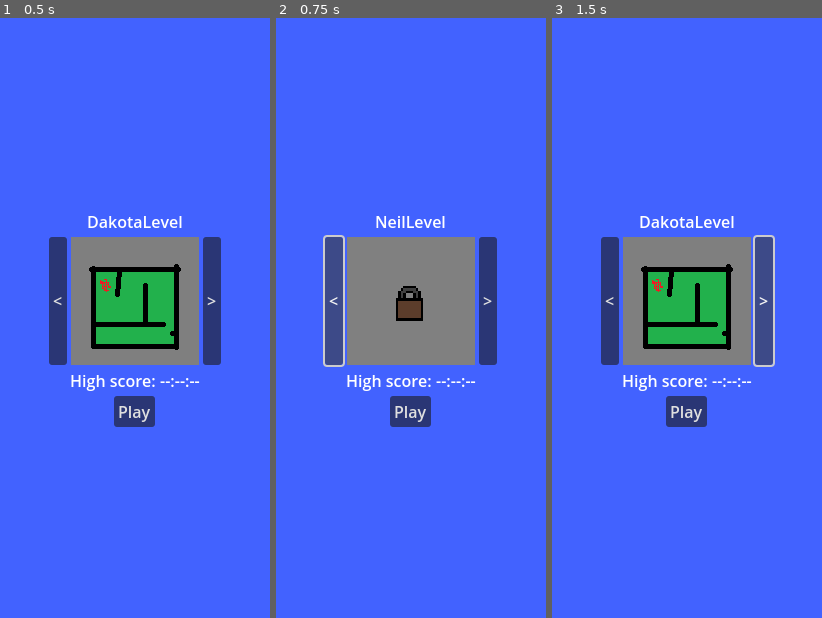
Above: before the commit, frames 1-3 (left to right).
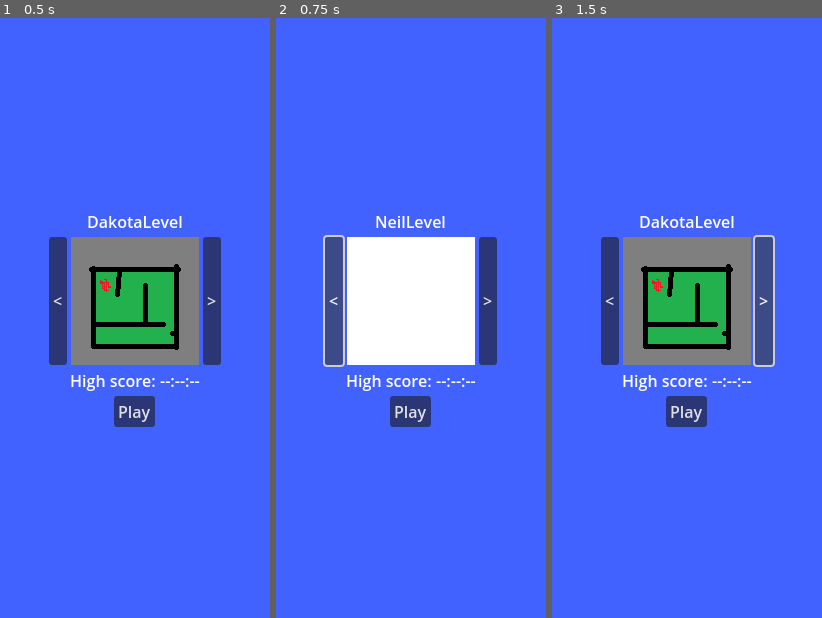
Above: after the commit, the same moments.

Repository: pt80/MobileGame
Game: Godot game, scene res://Scenes/MainMenu.tscn
Same seed, same stepped clock (60 frames per second), same inputs: the game is played once before the commit and once after it.
Inputs:
- Up to frame 1 (0.5 s): no input
- Up to frame 2 (0.75 s): click "<" at 0.5 s
- Up to frame 3 (1.5 s): click ">" at 1.25 s

Frame 1 is identical in both runs. In frame 2, 10% of the frame differs, in the area x 26-74%, y 36-58%; in frame 3, nothing differs.

Commit message:
added flag

Diff:
--- a/Scenes/EndPoint.tscn
+++ b/Scenes/EndPoint.tscn
@@ -1,15 +1,19 @@
-[gd_scene load_steps=3 format=3 uid="uid://d318g2sxt2j03"]
+[gd_scene load_steps=4 format=3 uid="uid://d318g2sxt2j03"]
 
 [ext_resource type="Script" path="res://Scripts/EndPoint.gd" id="1_g2h24"]
+[ext_resource type="Texture2D" uid="uid://dvopq33bab23v" path="res://Images/Flag.png" id="2_mapns"]
 
 [sub_resource type="RectangleShape2D" id="RectangleShape2D_xc0d4"]
-size = Vector2(52.5, 50)
+size = Vector2(19.25, 19)
 
 [node name="EndPoint" type="Area2D"]
 script = ExtResource("1_g2h24")
 
 [node name="CollisionShape2D" type="CollisionShape2D" parent="."]
-position = Vector2(0, 1)
 shape = SubResource("RectangleShape2D_xc0d4")
 
+[node name="Sprite2D" type="Sprite2D" parent="."]
+texture_filter = 1
+texture = ExtResource("2_mapns")
+
 [connection signal="body_entered" from="." to="." method="_on_body_entered"]
--- a/Scenes/Levels/NeilLevel.tscn
+++ b/Scenes/Levels/NeilLevel.tscn
@@ -59,7 +59,7 @@
 position = Vector2(217, 74)
 
 [node name="EndPoint" parent="." instance=ExtResource("4_7hid3")]
-position = Vector2(1054, 98)
+position = Vector2(269, 37)
 
 [node name="Enemy2" parent="." instance=ExtResource("4_jktbs")]
 position = Vector2(187, 130)
--- a/Scripts/LevelInfo.gd
+++ b/Scripts/LevelInfo.gd
@@ -11,6 +11,6 @@
 		'scene': "res://Scenes/Levels/NeilLevel.tscn",
 		'image': "res://Images/MainMenuBackground.png",
 		'high score': 0,
-		'unlocked': false
+		'unlocked': true
 	}
 }
--- a/Scripts/MainCharacter.gd
+++ b/Scripts/MainCharacter.gd
@@ -19,3 +19,4 @@
 
 func Death():
 	print('our hero is dead')
+	get_tree().reload_current_scene()
--- a/Scripts/MainMenu.gd
+++ b/Scripts/MainMenu.gd
@@ -6,7 +6,7 @@
 
 var LevelIndex = 0
 var LevelList: Array = []
-var LevelName
+var LevelName: String
 
 func _ready():
 	GetLevels("res://Scenes/Levels/")
@@ -24,8 +24,6 @@
 		print("An error occurred when trying to access the path.")
 
 func _on_button_pressed():
-	#var LevelName = LevelList[LevelIndex].left(LevelList[LevelIndex].length() - 5)
-	#
 	if LevelInfo.Metadata[LevelName]['unlocked']:
 		get_tree().change_scene_to_file("res://Scenes/Levels/" + LevelList[LevelIndex])
 	else:
@@ -48,10 +46,10 @@
 
 	level_image.texture = load(LevelInfo.Metadata[LevelName]['image'])
 	if LevelInfo.Metadata[LevelName]['unlocked'] == false:
-		level_image.modulate = Color(0.5, 0.5, 0.5, 1)
+		level_image.self_modulate = Color(0.5, 0.5, 0.5, 1)
 		unlock_image.visible = true
 	elif LevelInfo.Metadata[LevelName]['unlocked'] == true:
-		level_image.modulate = Color(1,1,1,1)
+		level_image.self_modulate = Color(1,1,1,1)
 		unlock_image.visible = false
 
 	level_name_label.text = LevelName
Binary file added: Images/Flag.png
Not shown, added: Images/Flag.png.import
